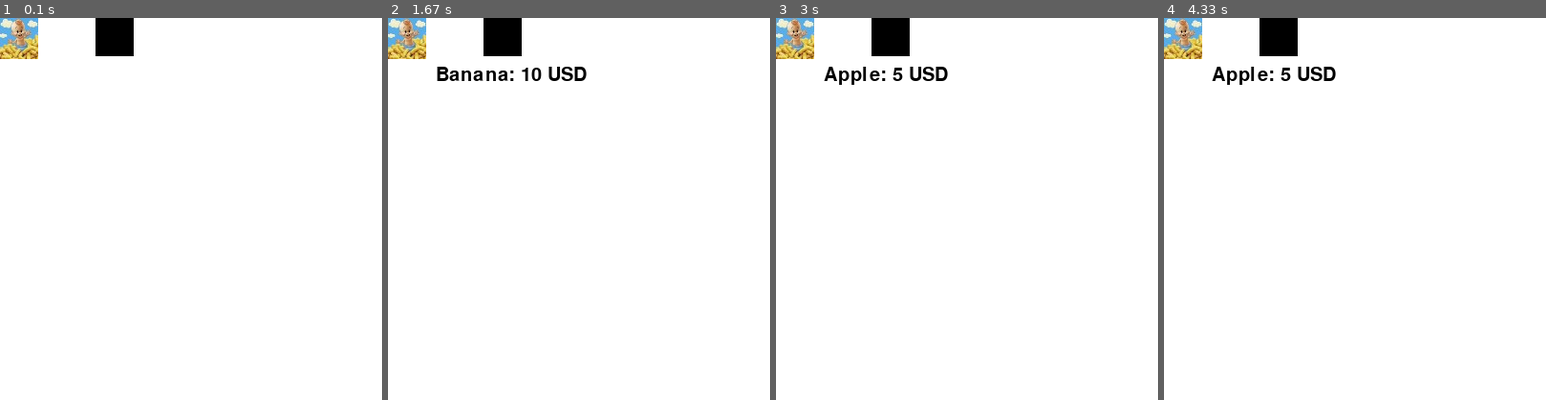
Above: before the commit, frames 1-4 (left to right).
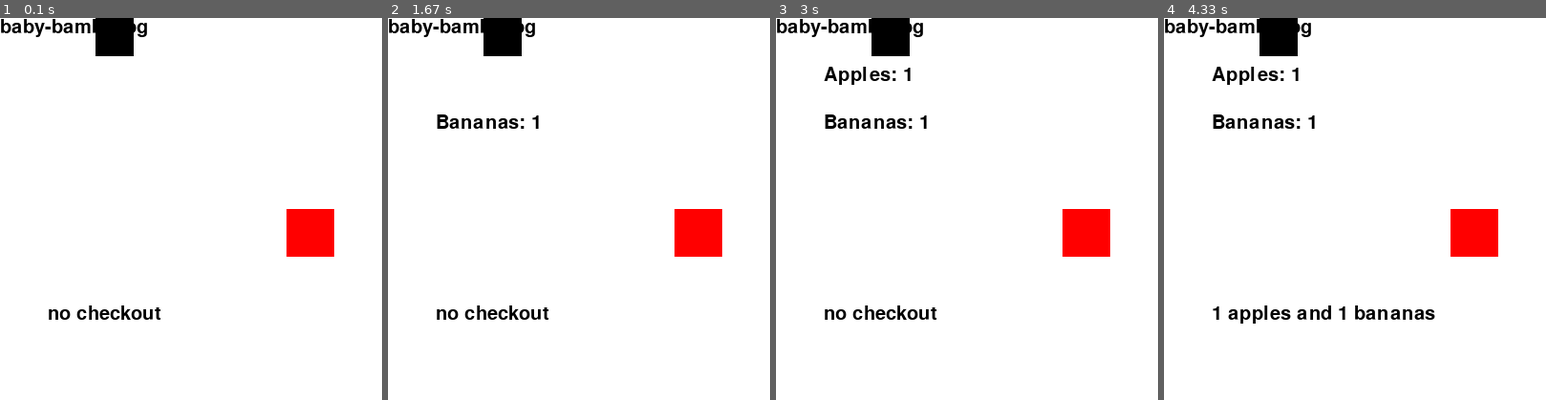
Above: after the commit, the same moments.

Repository: mprat/meet-sample-pygame-project
Game: pygame game, started from main.py
The game is run twice, just before and just after one commit, with the same random seed, the same clock (stepped at 60 frames per second) and the same inputs. The source is Python 2; it was converted automatically to run under Python 3.
Inputs (mouse positions are in pixels of both pictures, inside the frame that each line leads up to):
- Up to frame 1 (0.1 s): no input
- Up to frame 2 (1.67 s): click (407, 37) at 0.38 s
- Up to frame 3 (3 s): click (890, 37) at 1.72 s
- Up to frame 4 (4.33 s): click (1473, 231) at 3.05 s

The runs differ from the first frame. In frame 1, 3.5% of the frame differs, in the area x 0-88%, y 0-79%; in frame 2, 4.7%; in frame 3, 4.4%; in frame 4, 4.8%, in the area x 0-88%, y 0-80%.

Commit message:
more modular

Diff:
--- a/button.py
+++ b/button.py
@@ -3,31 +3,42 @@
 import label
 
 class Button(pygame.Surface):
-    def __init__(self, x_corner, y_corner, x, y, img_filename=""):
+    def __init__(self, x_corner, y_corner, x, y, text="", img_filename=""):
         pygame.Surface.__init__(self, size=(x, y))
         self.rec = pygame.Rect(x_corner, y_corner, x, y)
         self.img = ""
+        self.text = ""
+        self.x_corner = x_corner
+        self.y_corner = y_corner
+        self.x = x
+        self.y = y
         if img_filename:
             self.img = pygame.image.load(img_filename)
+        if text:
+            self.text = text
 
     def draw(self, screen):
         if self.img:
             screen.blit(self.img, self.rec)
         else:
-            screen.blit(self, self.rec)
+            # screen.blit(self, self.rec)
+
+            if self.text:
+                l = label.Label(30, self.x_corner, self.y_corner, self.x, self.y)
+                l.draw(self.text, screen)
+            else:
+                screen.blit(self, self.rec)
 
     def click(self):
         print "button clicked"
 
 class AppleButton(Button):
-    def click(self, screen):
-        a = fruit.Fruit("Apple", 5)
+    def click(self, screen, num):
         l = label.Label(30, 50, 50, 200, 30)
-        l.draw(str(a) + "      ", screen)
+        l.draw("Apples: " + str(num), screen)
 
 
 class BananaButton(Button):
-    def click(self, screen):
-        a = fruit.Fruit("Banana", 10)
-        l = label.Label(30, 50, 50, 200, 30)
-        l.draw(str(a), screen)
+    def click(self, screen, num):
+        l = label.Label(30, 50, 100, 200, 30)
+        l.draw("Bananas: " + str(num), screen)
--- a/main.py
+++ b/main.py
@@ -2,19 +2,31 @@
 import sys
 import fruit
 import button
+import label
 
 if __name__=="__main__":
     pygame.init()
     screen_size = 400
     main_screen = pygame.display.set_mode((screen_size, screen_size))
     main_screen.fill((255,255,255))
-    label_rec = pygame.Rect(50, 50, 200, 30)
-    orderlabel = pygame.font.Font(None, 30)
 
     b1 = button.BananaButton(0, 0, 40, 40, 'baby-bamba.jpg')
     b2 = button.AppleButton(100, 0, 40, 40)
     b1.draw(main_screen)
     b2.draw(main_screen)
+
+    checkoutbtn = button.Button(300, 200, 50, 50)
+    checkoutbtn.fill((255, 0, 0))
+    checkoutbtn.draw(main_screen)
+
+    donelabel = label.Label(30, 50, 300, 200, 30)
+    donelabel.draw("no checkout", main_screen)
+
+    newbtn = button.Button(200, 0, 40, 40)
+
+    checkout = []
+    numapples = 0
+    numbananas = 0
 
     while True:
         event = pygame.event.poll()
@@ -23,9 +35,15 @@
         if event.type == pygame.MOUSEBUTTONDOWN:
             x, y = event.pos
             if b1.rec.collidepoint(x, y):
-                b1.click(main_screen)
+                numapples += 1
+                checkout.append(fruit.Fruit("Apple", 5))
+                b1.click(main_screen, numapples)
             if b2.rec.collidepoint(x, y):
-                b2.click(main_screen)
+                numbananas += 1
+                checkout.append(fruit.Fruit("Banana", 10))
+                b2.click(main_screen, numbananas)
+            if checkoutbtn.rec.collidepoint(x, y):
+                donelabel.draw(str(numapples) + " apples and " + str(numbananas) + " bananas", main_screen)
         pygame.display.flip()
 
 	# pygame.quit()
Not shown, removed: banana.pyc
Not shown, changed: button.pyc
Not shown, changed: fruit.pyc
Not shown, changed: label.pyc
